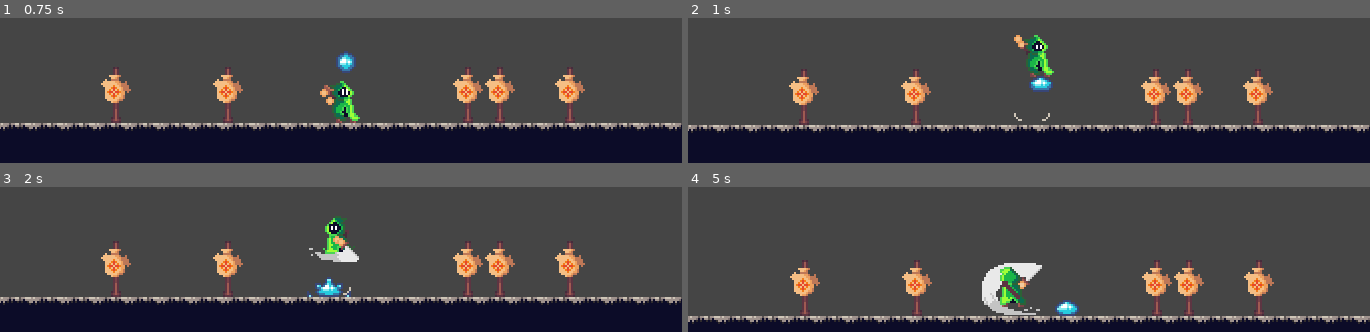
Above: before the commit, frames 1-4 (two rows, left to right).
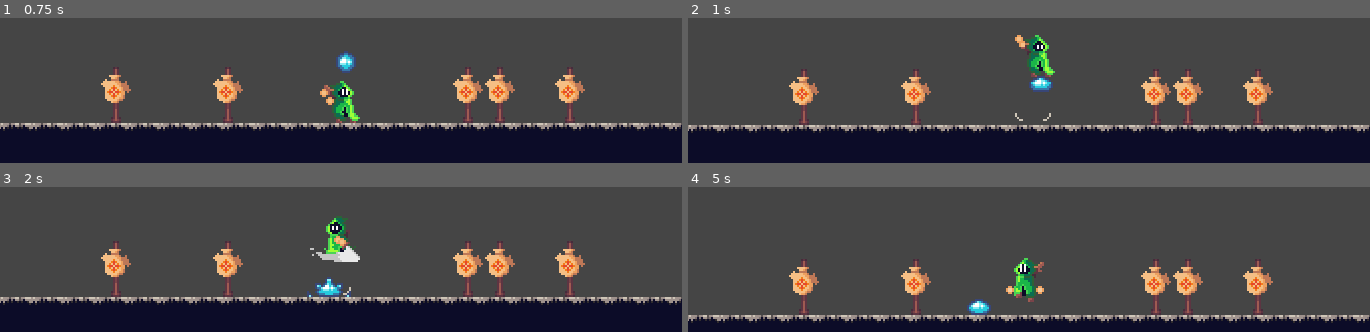
Above: after the commit, the same moments.

Repository: KrzysztofStaron/actionPlatformer
Game: Godot game, scene res://scenes/game.tscn
The game is run twice, just before and just after one commit, with the same random seed, the same clock (stepped at 60 frames per second) and the same inputs.
Inputs (mouse positions are in pixels of both pictures, inside the frame that each line leads up to):
- Up to frame 1 (0.75 s): move the mouse to (outside the picture) at 0.52 s; press the mouse at (outside the picture) at 0.53 s; hold D (move_right) from 0.53 s (still down)
- Up to frame 2 (1 s): keep holding D (move_right); tap Space (jump) at 0.77 s; tap Ctrl (walk) at 0.8 s
- Up to frame 3 (2 s): tap Space (jump) at 1.07, 1.52, 1.55, 1.82 s; move the mouse to (outside the picture) at 1.27 s; release D (move_right) at 1.28 s; release the mouse at (outside the picture) at 1.28 s; hold A (move_left) from 1.28 s (still down); tap Ctrl (walk) at 1.35 s
- Up to frame 4 (5 s): move the mouse to (outside the picture) at 2.02 s; release A (move_left) at 2.03 s; hold Space (jump) 2.03-2.78 s; hold D (move_right) 2.03-3.53 s; click (outside the picture) at 2.3 s; move the mouse to (994, 217) at 2.77 s; click (994, 217) at 2.85 s; tap Space (jump) at 3.02, 3.32, 3.77, 3.8, 4.07, 4.52, 4.82 s; tap Ctrl (walk) at 3.05 s; move the mouse to (1233, 197) at 3.52 s; hold Ctrl (walk) 3.53-4.28 s; hold A (move_left) from 3.53 s (still down); move the mouse to (outside the picture) at 4.27 s; click (outside the picture) at 4.35 s

Frame 1 is identical in both runs. In frame 2, 0.4% of the frame differs, in the area x 47-54%, y 11-72%; in frame 3, 0.3%; in frame 4, 7.3%, in the area x 0-100%, y 48-95%.

Commit message:
jump anim

Diff:
--- /dev/null
+++ b/player/animationState.tres
@@ -0,0 +1,75 @@
+[gd_resource type="AnimationNodeStateMachine" load_steps=25 format=2]
+
+[sub_resource type="AnimationNodeAnimation" id=53]
+animation = "death"
+
+[sub_resource type="AnimationNodeAnimation" id=34]
+animation = "idle"
+
+[sub_resource type="AnimationNodeAnimation" id=60]
+animation = "jump"
+
+[sub_resource type="AnimationNodeAnimation" id=39]
+animation = "run"
+
+[sub_resource type="AnimationNodeAnimation" id=38]
+animation = "swordAtack"
+
+[sub_resource type="AnimationNodeAnimation" id=40]
+animation = "walk"
+
+[sub_resource type="AnimationNodeStateMachineTransition" id=41]
+
+[sub_resource type="AnimationNodeStateMachineTransition" id=42]
+
+[sub_resource type="AnimationNodeStateMachineTransition" id=43]
+
+[sub_resource type="AnimationNodeStateMachineTransition" id=44]
+
+[sub_resource type="AnimationNodeStateMachineTransition" id=45]
+
+[sub_resource type="AnimationNodeStateMachineTransition" id=46]
+
+[sub_resource type="AnimationNodeStateMachineTransition" id=47]
+
+[sub_resource type="AnimationNodeStateMachineTransition" id=48]
+
+[sub_resource type="AnimationNodeStateMachineTransition" id=49]
+
+[sub_resource type="AnimationNodeStateMachineTransition" id=50]
+switch_mode = 2
+auto_advance = true
+
+[sub_resource type="AnimationNodeStateMachineTransition" id=54]
+
+[sub_resource type="AnimationNodeStateMachineTransition" id=55]
+
+[sub_resource type="AnimationNodeStateMachineTransition" id=56]
+
+[sub_resource type="AnimationNodeStateMachineTransition" id=57]
+
+[sub_resource type="AnimationNodeStateMachineTransition" id=61]
+
+[sub_resource type="AnimationNodeStateMachineTransition" id=62]
+
+[sub_resource type="AnimationNodeStateMachineTransition" id=63]
+
+[sub_resource type="AnimationNodeStateMachineTransition" id=64]
+
+[resource]
+states/death/node = SubResource( 53 )
+states/death/position = Vector2( 97, 209 )
+states/idle/node = SubResource( 34 )
+states/idle/position = Vector2( 395, 127 )
+states/jump/node = SubResource( 60 )
+states/jump/position = Vector2( 933, 209 )
+states/run/node = SubResource( 39 )
+states/run/position = Vector2( 299, 342 )
+states/swordAtack/node = SubResource( 38 )
+states/swordAtack/position = Vector2( 681, 127 )
+states/walk/node = SubResource( 40 )
+states/walk/position = Vector2( 492, 342 )
+transitions = [ "idle", "run", SubResource( 41 ), "run", "idle", SubResource( 42 ), "idle", "walk", SubResource( 43 ), "walk", "idle", SubResource( 44 ), "run", "walk", SubResource( 45 ), "walk", "run", SubResource( 46 ), "idle", "swordAtack", SubResource( 47 ), "run", "swordAtack", SubResource( 48 ), "walk", "swordAtack", SubResource( 49 ), "swordAtack", "idle", SubResource( 50 ), "idle", "death", SubResource( 54 ), "swordAtack", "death", SubResource( 55 ), "run", "death", SubResource( 56 ), "walk", "death", SubResource( 57 ), "idle", "jump", SubResource( 61 ), "run", "jump", SubResource( 62 ), "walk", "jump", SubResource( 63 ), "jump", "idle", SubResource( 64 ) ]
+start_node = "idle"
+end_node = "death"
+graph_offset = Vector2( -16, 91.2964 )
--- a/player/player.gd
+++ b/player/player.gd
@@ -17,15 +17,15 @@
 
 	var dir := MoveInput.axis("move_left", "move_right")
 
-	match dir:
-		-1:
-			$Sprite.flip_h = true
-			$atackbox.set_scale(Vector2(-1, 1))
-		1:
-			$Sprite.flip_h = false
-			$atackbox.set_scale(Vector2(1, 1))
+	if dir != 0:
+		$Sprite.flip_h = dir < 0
+		$atackbox.set_scale(Vector2(dir, 1))
 
-	if dir != 0 and Input.is_action_pressed("walk"):
+	var grounded : bool = $data/move.grounded
+
+	if !grounded:
+		animation.travel("jump")
+	elif dir != 0 and Input.is_action_pressed("walk"):
 		animation.travel("walk")
 	elif dir != 0:
 		animation.travel("run")
--- a/player/player.tscn
+++ b/player/player.tscn
@@ -9,8 +9,11 @@
 [ext_resource path="res://enemies/base/flash.tres" type="Shader" id=7]
 [ext_resource path="res://enemies/base/hitAim.tscn" type="PackedScene" id=8]
 [ext_resource path="res://player/textures/death.png" type="Texture" id=9]
+[ext_resource path="res://player/textures/jump.png" type="Texture" id=10]
 [ext_resource path="res://player/data/move.gd" type="Script" id=11]
 [ext_resource path="res://player/data/atack.gd" type="Script" id=12]
+[ext_resource path="res://player/textures/fall.png" type="Texture" id=13]
+[ext_resource path="res://player/animationState.tres" type="AnimationNodeStateMachine" id=14]
 
 [sub_resource type="ShaderMaterial" id=25]
 shader = ExtResource( 7 )
@@ -42,6 +45,18 @@
 tracks/1/imported = false
 tracks/1/enabled = true
 tracks/1/keys = {
+"times": PoolRealArray( 0 ),
+"transitions": PoolRealArray( 1 ),
+"update": 0,
+"values": [ 1 ]
+}
+tracks/2/type = "value"
+tracks/2/path = NodePath("Sprite:hframes")
+tracks/2/interp = 1
+tracks/2/loop_wrap = true
+tracks/2/imported = false
+tracks/2/enabled = true
+tracks/2/keys = {
 "times": PoolRealArray( 0 ),
 "transitions": PoolRealArray( 1 ),
 "update": 0,
@@ -112,6 +127,71 @@
 "values": [  ]
 }
 
+[sub_resource type="Animation" id=59]
+resource_name = "fall"
+length = 0.25
+step = 0.05
+tracks/0/type = "value"
+tracks/0/path = NodePath("Sprite:texture")
+tracks/0/interp = 1
+tracks/0/loop_wrap = true
+tracks/0/imported = false
+tracks/0/enabled = true
+tracks/0/keys = {
+"times": PoolRealArray( 0 ),
+"transitions": PoolRealArray( 1 ),
+"update": 1,
+"values": [ ExtResource( 13 ) ]
+}
+tracks/1/type = "value"
+tracks/1/path = NodePath("Sprite:hframes")
+tracks/1/interp = 1
+tracks/1/loop_wrap = true
+tracks/1/imported = false
+tracks/1/enabled = true
+tracks/1/keys = {
+"times": PoolRealArray( 0 ),
+"transitions": PoolRealArray( 1 ),
+"update": 1,
+"values": [ 4 ]
+}
+tracks/2/type = "value"
+tracks/2/path = NodePath("Sprite:vframes")
+tracks/2/interp = 1
+tracks/2/loop_wrap = true
+tracks/2/imported = false
+tracks/2/enabled = true
+tracks/2/keys = {
+"times": PoolRealArray( 0 ),
+"transitions": PoolRealArray( 1 ),
+"update": 1,
+"values": [ 3 ]
+}
+tracks/3/type = "value"
+tracks/3/path = NodePath("Sprite:frame")
+tracks/3/interp = 1
+tracks/3/loop_wrap = true
+tracks/3/imported = false
+tracks/3/enabled = true
+tracks/3/keys = {
+"times": PoolRealArray( 0, 0.05, 0.1, 0.15, 0.2 ),
+"transitions": PoolRealArray( 1, 1, 1, 1, 1 ),
+"update": 1,
+"values": [ 5, 6, 7, 8, 9 ]
+}
+tracks/4/type = "value"
+tracks/4/path = NodePath("data/move:speedMultiplayer")
+tracks/4/interp = 1
+tracks/4/loop_wrap = true
+tracks/4/imported = false
+tracks/4/enabled = true
+tracks/4/keys = {
+"times": PoolRealArray( 0, 0.45 ),
+"transitions": PoolRealArray( 1, 1 ),
+"update": 0,
+"values": [ 0.1, 0.3 ]
+}
+
 [sub_resource type="Animation" id=27]
 resource_name = "idle"
 length = 0.6
@@ -164,6 +244,70 @@
 "transitions": PoolRealArray( 1, 1, 1, 1 ),
 "update": 1,
 "values": [ 0, 1, 2, 3 ]
+}
+tracks/4/type = "value"
+tracks/4/path = NodePath("data/move:speedMultiplayer")
+tracks/4/interp = 1
+tracks/4/loop_wrap = true
+tracks/4/imported = false
+tracks/4/enabled = true
+tracks/4/keys = {
+"times": PoolRealArray( 0 ),
+"transitions": PoolRealArray( 1 ),
+"update": 0,
+"values": [ 0.1 ]
+}
+
+[sub_resource type="Animation" id=58]
+resource_name = "jump"
+length = 0.1
+tracks/0/type = "value"
+tracks/0/path = NodePath("Sprite:texture")
+tracks/0/interp = 1
+tracks/0/loop_wrap = true
+tracks/0/imported = false
+tracks/0/enabled = true
+tracks/0/keys = {
+"times": PoolRealArray( 0 ),
+"transitions": PoolRealArray( 1 ),
+"update": 1,
+"values": [ ExtResource( 10 ) ]
+}
+tracks/1/type = "value"
+tracks/1/path = NodePath("Sprite:hframes")
+tracks/1/interp = 1
+tracks/1/loop_wrap = true
+tracks/1/imported = false
+tracks/1/enabled = true
+tracks/1/keys = {
+"times": PoolRealArray( 0 ),
+"transitions": PoolRealArray( 1 ),
+"update": 1,
+"values": [ 1 ]
+}
+tracks/2/type = "value"
+tracks/2/path = NodePath("Sprite:vframes")
+tracks/2/interp = 1
+tracks/2/loop_wrap = true
+tracks/2/imported = false
+tracks/2/enabled = true
+tracks/2/keys = {
+"times": PoolRealArray( 0 ),
+"transitions": PoolRealArray( 1 ),
+"update": 1,
+"values": [ 1 ]
+}
+tracks/3/type = "value"
+tracks/3/path = NodePath("Sprite:frame")
+tracks/3/interp = 1
+tracks/3/loop_wrap = true
+tracks/3/imported = false
+tracks/3/enabled = true
+tracks/3/keys = {
+"times": PoolRealArray( 0 ),
+"transitions": PoolRealArray( 1 ),
+"update": 1,
+"values": [ 0 ]
 }
 
 [sub_resource type="Animation" id=30]
@@ -392,67 +536,7 @@
 "values": [ 0.6 ]
 }
 
-[sub_resource type="AnimationNodeAnimation" id=53]
-animation = "death"
-
-[sub_resource type="AnimationNodeAnimation" id=34]
-animation = "idle"
-
-[sub_resource type="AnimationNodeAnimation" id=39]
-animation = "run"
-
-[sub_resource type="AnimationNodeAnimation" id=38]
-animation = "swordAtack"
-
-[sub_resource type="AnimationNodeAnimation" id=40]
-animation = "walk"
-
-[sub_resource type="AnimationNodeStateMachineTransition" id=41]
-
-[sub_resource type="AnimationNodeStateMachineTransition" id=42]
-
-[sub_resource type="AnimationNodeStateMachineTransition" id=43]
-
-[sub_resource type="AnimationNodeStateMachineTransition" id=44]
-
-[sub_resource type="AnimationNodeStateMachineTransition" id=45]
-
-[sub_resource type="AnimationNodeStateMachineTransition" id=46]
-
-[sub_resource type="AnimationNodeStateMachineTransition" id=47]
-
-[sub_resource type="AnimationNodeStateMachineTransition" id=48]
-
-[sub_resource type="AnimationNodeStateMachineTransition" id=49]
-
-[sub_resource type="AnimationNodeStateMachineTransition" id=50]
-switch_mode = 2
-auto_advance = true
-
-[sub_resource type="AnimationNodeStateMachineTransition" id=54]
-
-[sub_resource type="AnimationNodeStateMachineTransition" id=55]
-
-[sub_resource type="AnimationNodeStateMachineTransition" id=56]
-
-[sub_resource type="AnimationNodeStateMachineTransition" id=57]
-
-[sub_resource type="AnimationNodeStateMachine" id=28]
-states/death/node = SubResource( 53 )
-states/death/position = Vector2( 97, 209 )
-states/idle/node = SubResource( 34 )
-states/idle/position = Vector2( 391, 127 )
-states/run/node = SubResource( 39 )
-states/run/position = Vector2( 299, 342 )
-states/swordAtack/node = SubResource( 38 )
-states/swordAtack/position = Vector2( 679, 127 )
-states/walk/node = SubResource( 40 )
-states/walk/position = Vector2( 492, 342 )
-transitions = [ "idle", "run", SubResource( 41 ), "run", "idle", SubResource( 42 ), "idle", "walk", SubResource( 43 ), "walk", "idle", SubResource( 44 ), "run", "walk", SubResource( 45 ), "walk", "run", SubResource( 46 ), "idle", "swordAtack", SubResource( 47 ), "run", "swordAtack", SubResource( 48 ), "walk", "swordAtack", SubResource( 49 ), "swordAtack", "idle", SubResource( 50 ), "idle", "death", SubResource( 54 ), "swordAtack", "death", SubResource( 55 ), "run", "death", SubResource( 56 ), "walk", "death", SubResource( 57 ) ]
-start_node = "idle"
-graph_offset = Vector2( 0, 98.852 )
-
-[sub_resource type="AnimationNodeStateMachinePlayback" id=29]
+[sub_resource type="AnimationNodeStateMachinePlayback" id=60]
 
 [sub_resource type="CircleShape2D" id=12]
 radius = 3.0
@@ -466,9 +550,8 @@
 [node name="Sprite" type="Sprite" parent="."]
 material = SubResource( 25 )
 position = Vector2( 0, 1 )
-texture = ExtResource( 4 )
-hframes = 5
-vframes = 4
+texture = ExtResource( 1 )
+vframes = 2
 frame = 1
 
 [node name="collision" type="CollisionShape2D" parent="."]
@@ -488,12 +571,14 @@
 step = 210
 dust = ExtResource( 6 )
 jumpHeight = -145
-speedMultiplayer = 0.05
+speedMultiplayer = 0.1
 
 [node name="playerAnimations" type="AnimationPlayer" parent="."]
 anims/RESET = SubResource( 51 )
 anims/death = SubResource( 52 )
+anims/fall = SubResource( 59 )
 anims/idle = SubResource( 27 )
+anims/jump = SubResource( 58 )
 anims/run = SubResource( 30 )
 anims/swordAtack = SubResource( 32 )
 anims/walk = SubResource( 33 )
@@ -501,9 +586,10 @@
 [node name="hitAim" parent="." instance=ExtResource( 8 )]
 
 [node name="animation" type="AnimationTree" parent="."]
-tree_root = SubResource( 28 )
+tree_root = ExtResource( 14 )
 anim_player = NodePath("../playerAnimations")
-parameters/playback = SubResource( 29 )
+active = true
+parameters/playback = SubResource( 60 )
 
 [node name="groundSensor" type="Area2D" parent="."]
 position = Vector2( 0, 11 )
Not shown: 1 places in player/player.tscn that only renumber resources
Binary file changed: player/textures/jump.png
